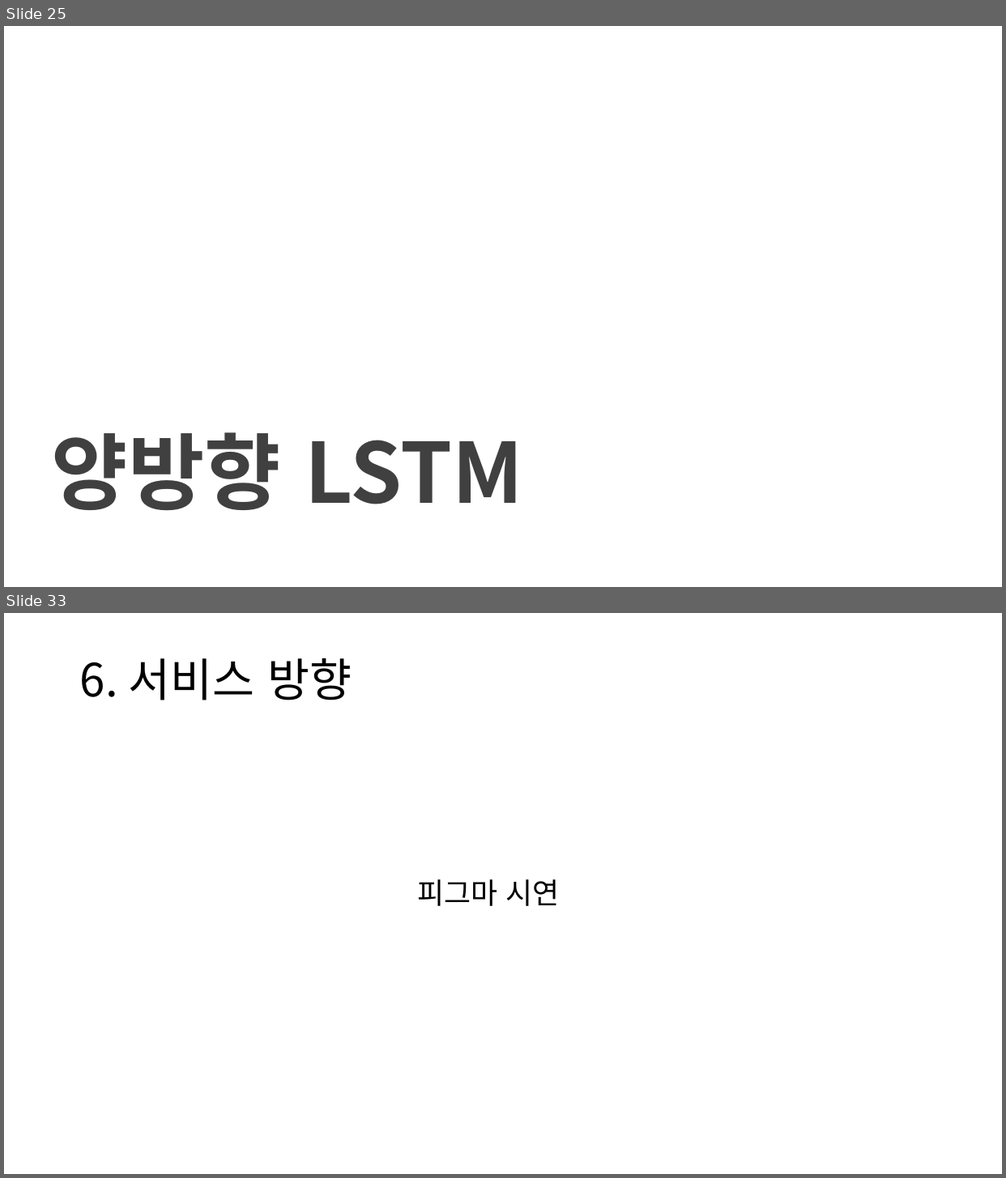
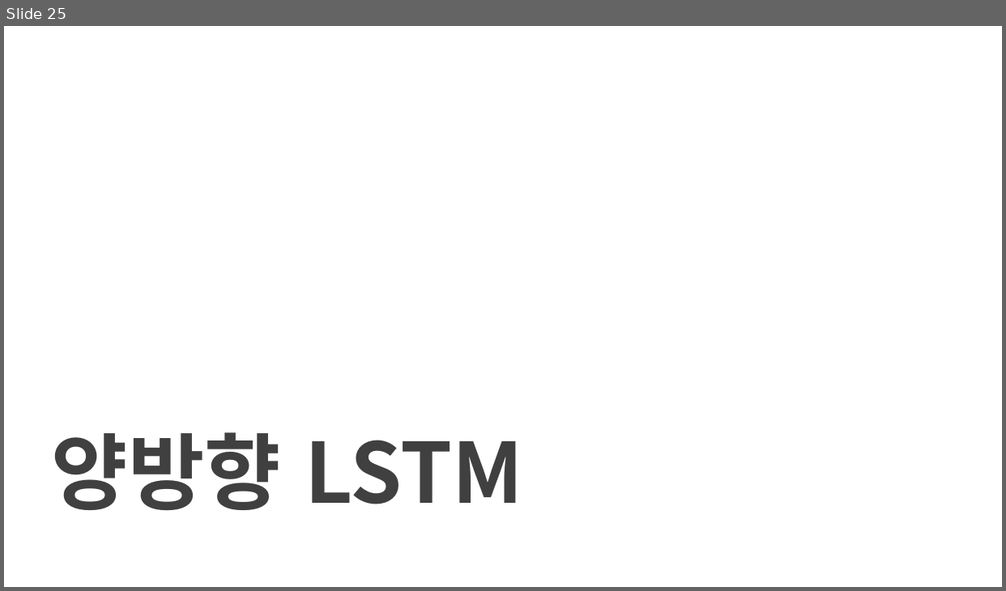
Before and after one commit to squirrelabbit/TIL, a slide deck: 퐈날프로젝트/경기도 부동산프로젝트.pptx. Shown one above the other, each under a label of ours: slides 25 and 33 before the commit, slide 25 after it; the slides between them are not shown. The pictures are 1006x1178 and 1006x591 pixels, drawn with LibreOffice and Linux fonts; fonts in the diff are those of the drawing; background and template pictures are left out. Boxes give left, top, right and bottom in pixels: in the first picture for what was removed or moved away, otherwise in the second. Text is boxed around its words. In the diff, an @@ line names an element or a change of style, - is before the commit and + after.

```diff
--- a/퐈날프로젝트/경기도 부동산프로젝트.pptx
+++ b/퐈날프로젝트/경기도 부동산프로젝트.pptx
@@ slide 33 removed at box(4, 613, 1002, 1174), background #FFFFFF @@
@@ title removed at box(80, 658, 351, 700) @@
-6. 서비스 방향
@@ text removed at box(418, 879, 560, 906) @@
-피그마 시연
```
Also in this commit, not shown: 17 slides changed, 5 slides added, 6 other slides removed, 14 other files.
